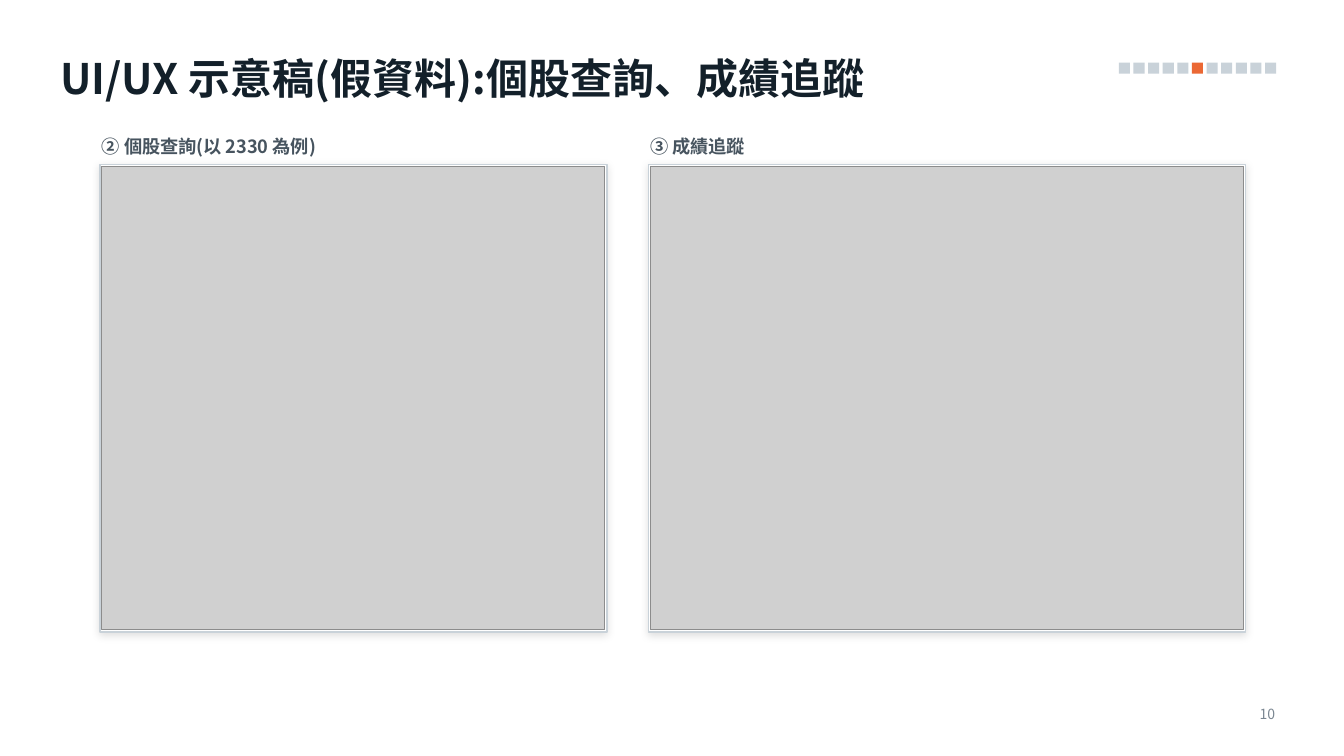
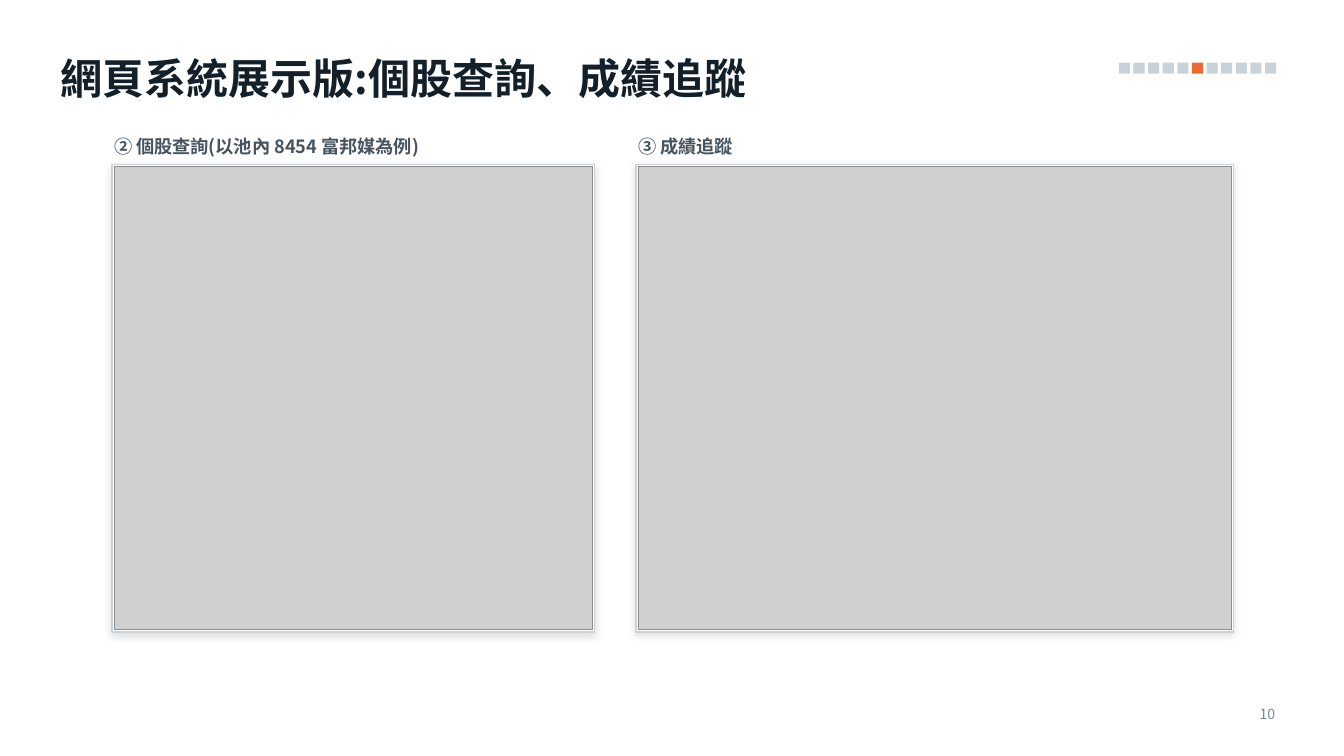
Before and after one commit to alextixu/fcukproject, a slide deck: slide 10 of method_kline_peak/report/kline_peak_report.pptx. Drawn at 1344x756 pixels with LibreOffice and Linux fonts; fonts in the diff are those of the drawing; grey boxes stand for pictures. Boxes give left, top, right and bottom in pixels: in the first picture for what was removed or moved away, otherwise in the second. Text is boxed around its words. In the diff, an @@ line names an element or a change of style, - is before the commit and + after.

```diff
--- a/method_kline_peak/report/kline_peak_report.pptx
+++ b/method_kline_peak/report/kline_peak_report.pptx
@@ title at bbox=[60, 58, 746, 98]: text changed @@
-UI/UX 示意稿(假資料):個股查詢、成績追蹤
+網頁系統展示版:個股查詢、成績追蹤
@@ text at bbox=[114, 137, 419, 157]: text changed @@
-② 個股查詢(以 2330 為例)
+② 個股查詢(以池內 8454 富邦媒為例)
@@ rectangle: place and size @@
-rectangle at bbox=[100, 164, 607, 632]
+rectangle at bbox=[112, 164, 595, 632]
@@ picture: place and size @@
-picture at bbox=[102, 166, 605, 630]
+picture at bbox=[114, 166, 593, 630]
@@ 1 text, 1 picture, 1 rectangle: place and size @@
-1 text, 1 picture, 1 rectangle at bbox=[648, 137, 1246, 632]
+1 text, 1 picture, 1 rectangle at bbox=[636, 137, 1234, 632]
```
Also in this commit, not shown: 2 other slides changed, 5 other files.
